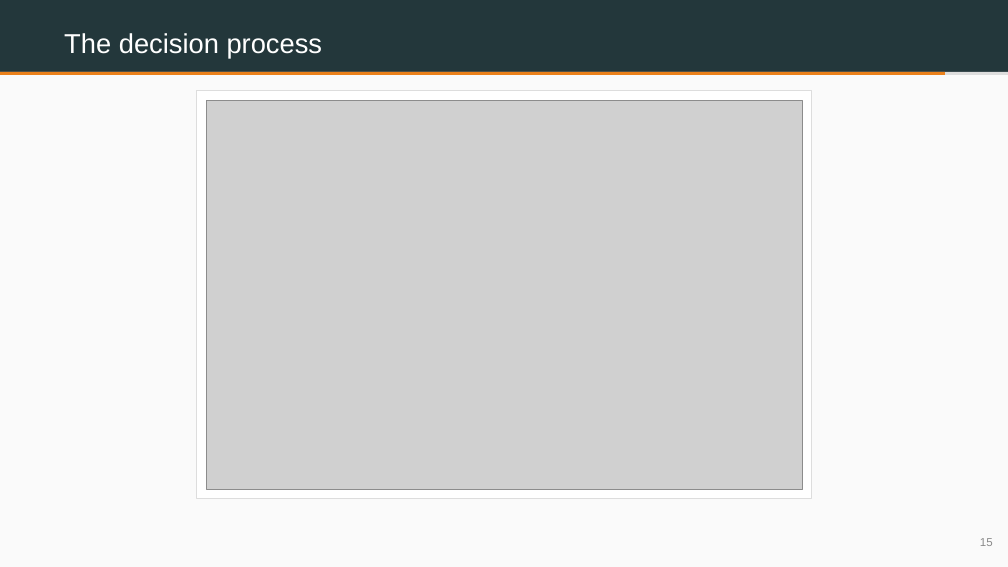
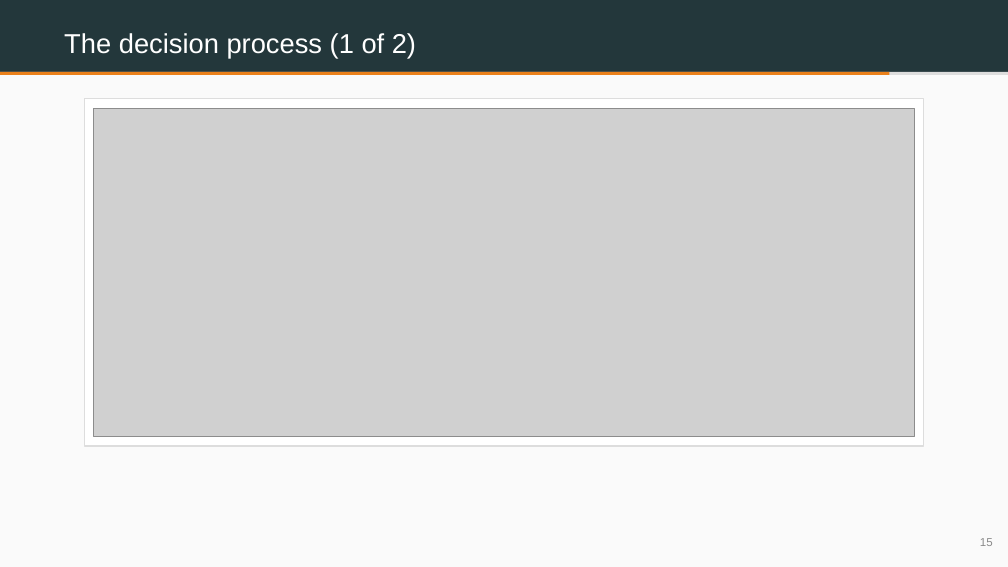
Before and after one commit to benjiesotelo-sudo/Telos_FIN1209, a slide deck: slide 15 of special-lecture/FIN1209-Special-Lecture-2-StockDesk-Student-Edition.pptx. Drawn at 1008x567 pixels with LibreOffice and Linux fonts; fonts in the diff are those of the drawing; grey boxes stand for pictures. Boxes give left, top, right and bottom in pixels: in the first picture for what was removed or moved away, otherwise in the second. Text is boxed around its words. In the diff, an @@ line names an element or a change of style, - is before the commit and + after.

```diff
--- a/special-lecture/FIN1209-Special-Lecture-2-StockDesk-Student-Edition.pptx
+++ b/special-lecture/FIN1209-Special-Lecture-2-StockDesk-Student-Edition.pptx
@@ text at (64,33,416,58): text changed @@
-The decision process
+The decision process (1 of 2)
@@ rectangle: place and size @@
-rectangle at (0,72,945,75)
+rectangle at (0,72,889,75)
@@ rectangle: place and size @@
-rectangle at (197,91,812,499)
+rectangle at (84,98,924,446)
@@ picture: place and size @@
-picture at (206,101,802,489)
+picture at (94,108,914,436)
```
Also in this commit, not shown: 13 other slides changed, 1 slide added, 3 other files.
